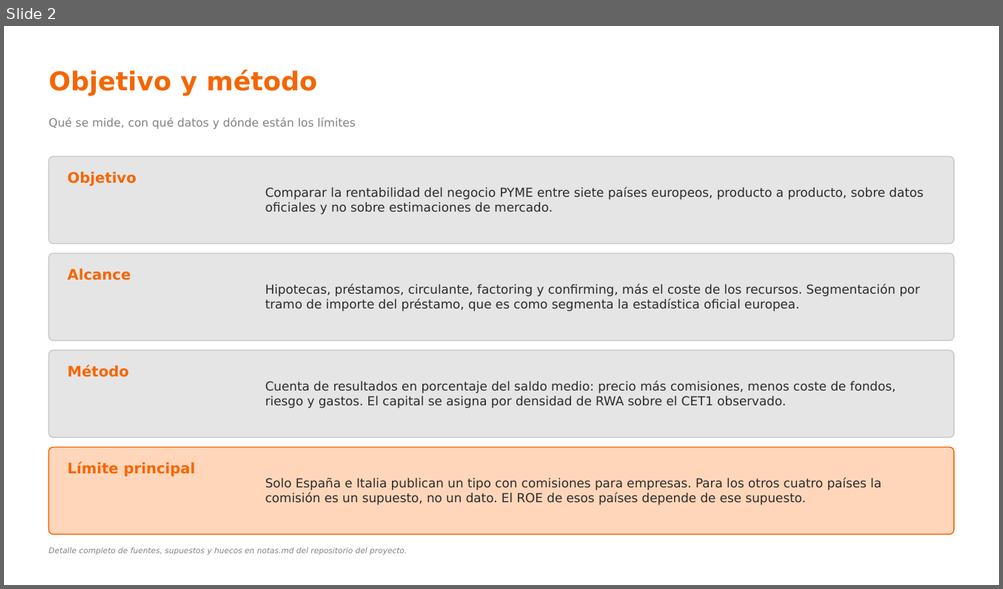
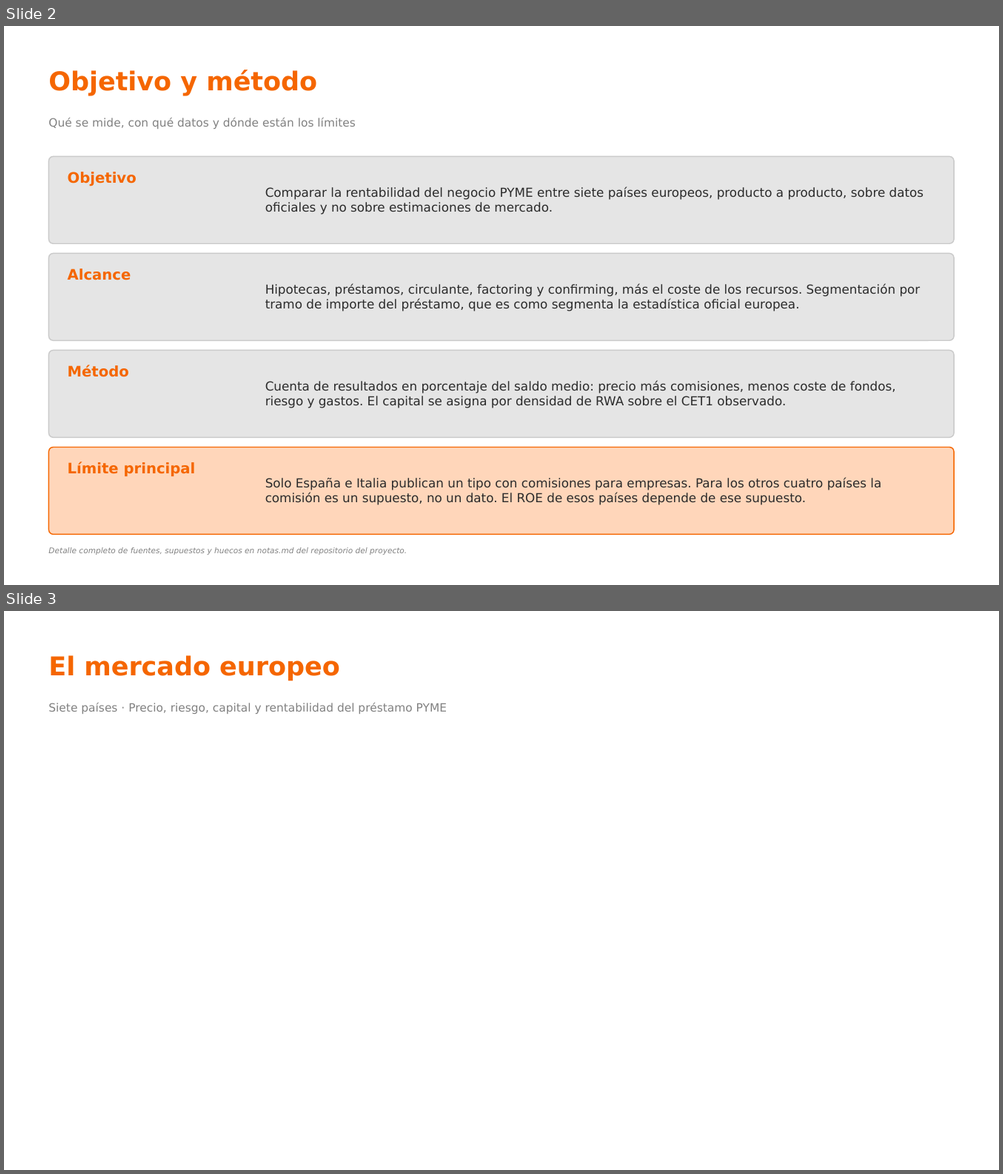
Before and after one commit to agomez2812-lang/sturdy-barnacle, a slide deck: pres/rentabilidad_pyme.pptx. Shown one above the other, each under a label of ours: slide 2 before the commit, slides 2 and 3 after it. The pictures are 1003x589 and 1003x1174 pixels, drawn with LibreOffice and Linux fonts; fonts in the diff are those of the drawing. Boxes give left, top, right and bottom in pixels: in the first picture for what was removed or moved away, otherwise in the second. Text is boxed around its words. In the diff, an @@ line names an element or a change of style, - is before the commit and + after.

```diff
--- a/pres/rentabilidad_pyme.pptx
+++ b/pres/rentabilidad_pyme.pptx
@@ slide 3 added at (x1=4, y1=611, x2=999, y2=1170), background #FFFFFF @@
@@ text added at (x1=48, y1=655, x2=340, y2=681), 25 pt, text #F56600, bold @@
+El mercado europeo
@@ text added at (x1=48, y1=703, x2=447, y2=714), 11 pt, text #818181 @@
+Siete países · Precio, riesgo, capital y rentabilidad del préstamo PYME
```
Also in this commit, not shown: 19 slides changed, 6 other slides added, 10 other files.
